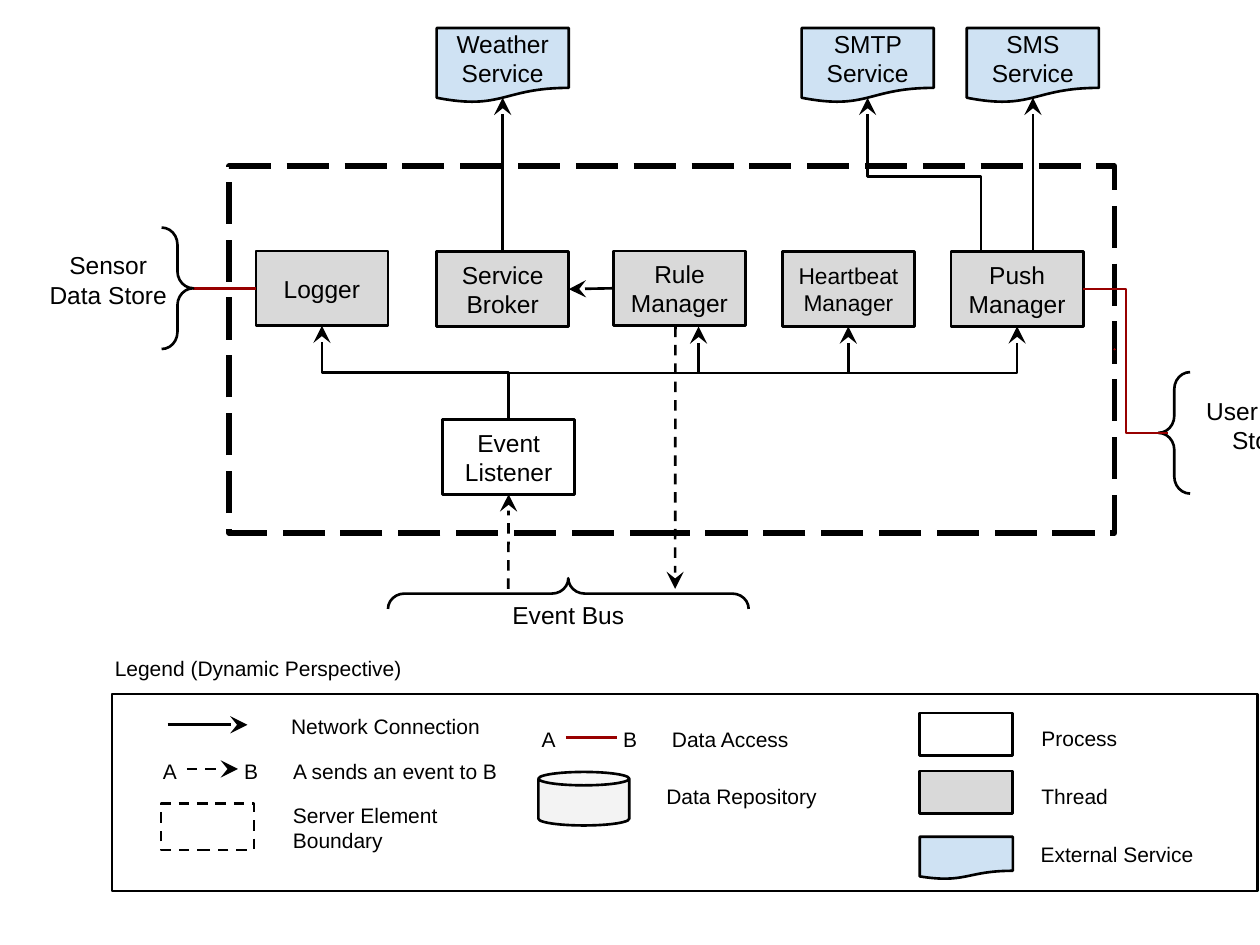
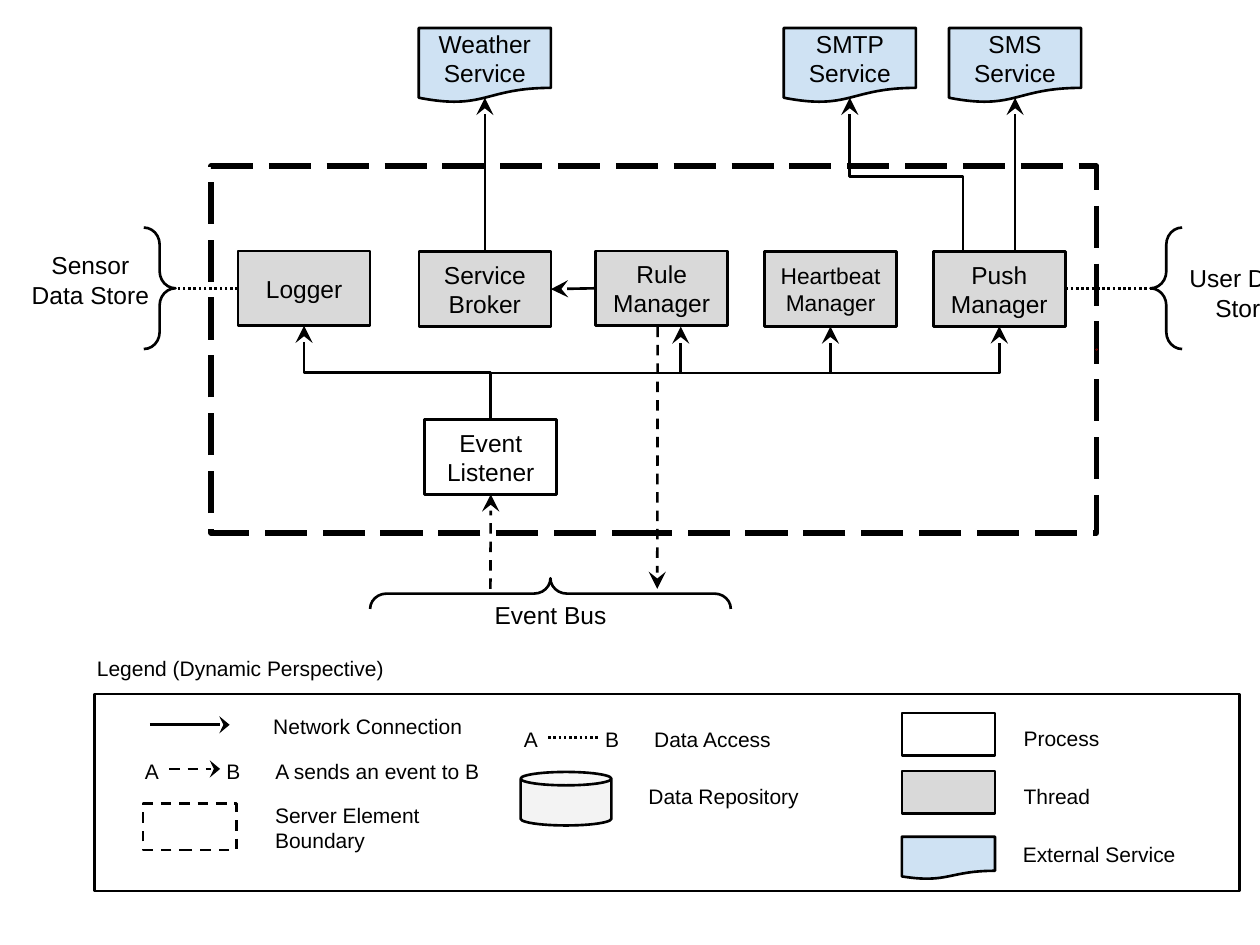
Before and after one commit to junggil/2015_CMU_StudioProject, a slide deck: slide 5 of DOCS/2015-06-18- Version 0.9/Studio project diagrams for document.pptx. Drawn at 1260x945 pixels with LibreOffice and Linux fonts; fonts in the diff are those of the drawing. Boxes give left, top, right and bottom in pixels: in the first picture for what was removed or moved away, otherwise in the second. Text is boxed around its words. In the diff, an @@ line names an element or a change of style, - is before the commit and + after.

```diff
--- a/DOCS/2015-06-18- Version 0.9/Studio project diagrams for document.pptx
+++ b/DOCS/2015-06-18- Version 0.9/Studio project diagrams for document.pptx
@@ right brace moved from (x1=1158, y1=372, x2=1189, y2=493) to (x1=1150, y1=228, x2=1182, y2=349) @@
@@ text "User Data Store" moved from (x1=1206, y1=403, x2=1258, y2=421) to (x1=1189, y1=270, x2=1241, y2=288) @@
@@ line (238, 289) - (175, 289): stroke #980000 1.5 pt to #000000 1.5 pt dashed @@
@@ elbow line moved from (1084, 289) - (1168, 433) to (1066, 289) - (1155, 289) @@
@@ elbow line (1066, 289) - (1155, 289): stroke #980000 1.5 pt to #000000 1.5 pt dashed @@
@@ 12 texts, 6 rectangles, 5 elbow arrows, 3 arrows, 2 flow chart documents, 2 lines, 1 cylinder, 1 right brace, 1 elbow line moved together from (x1=50, y1=28, x2=1257, y2=892) to (x1=32, y1=28, x2=1240, y2=892) @@
@@ line (548, 737) - (598, 737): stroke #980000 1.5 pt to #000000 1.5 pt dashed @@
@@ 5 rectangles, 3 texts, 3 arrows, 2 flow chart documents, 1 elbow arrow, 1 right brace moved together from (x1=161, y1=28, x2=1193, y2=863) to (x1=144, y1=28, x2=1175, y2=863) @@
```
Also in this commit, not shown: 8 other slides changed, 4 other files.
